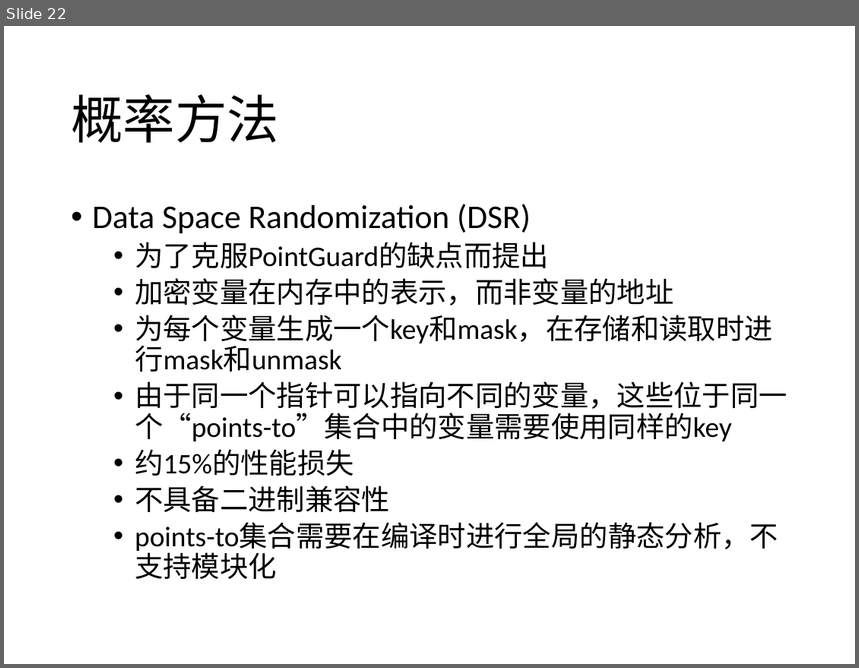
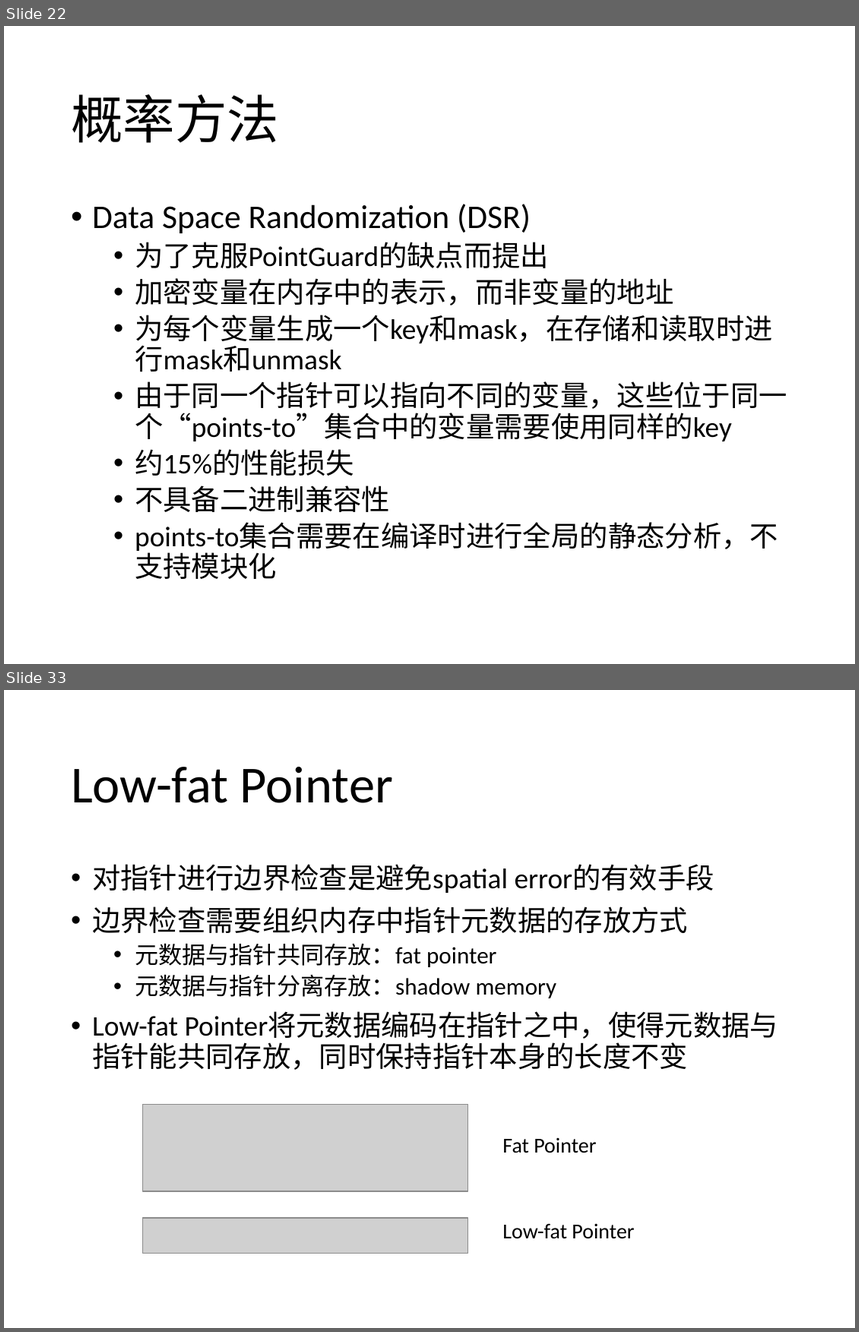
Before and after one commit to CodeATA/Docs, a slide deck: 内存安全报告.pptx. Shown one above the other, each under a label of ours: slide 22 before the commit, slides 22 and 33 after it; the slides between them are not shown. The pictures are 859x668 and 859x1332 pixels, drawn with LibreOffice and Linux fonts; fonts in the diff are those of the drawing; grey boxes stand for pictures. Boxes give left, top, right and bottom in pixels: in the first picture for what was removed or moved away, otherwise in the second. Text is boxed around its words. In the diff, an @@ line names an element or a change of style, - is before the commit and + after.

```diff
--- a/内存安全报告.pptx
+++ b/内存安全报告.pptx
@@ slide 33 added at (4,690,855,1328), background #FFFFFF @@
@@ title added at (71,767,393,803), 44 pt, text #000000 @@
+Low-fat Pointer
@@ text added at (92,864,779,1070), 24 pt, text #000000 @@
+• 对指针进行边界检查是避免spatial error的有效手段
+• 边界检查需要组织内存中指针元数据的存放方式
+  • 元数据与指针共同存放：fat pointer
+  • 元数据与指针分离存放：shadow memory
+• Low-fat Pointer将元数据编码在指针之中，使得元数据与指针能共同存放，同时保持指针本身的长度不变
@@ picture added at (143,1104,468,1192) @@
@@ text added at (503,1138,596,1154), 18 pt, text #000000 @@
+Fat Pointer
@@ picture added at (143,1219,468,1255) @@
@@ text added at (503,1224,634,1239), 18 pt, text #000000 @@
+Low-fat Pointer
```
Also in this commit, not shown: 1 slide changed, 13 other slides added, 1 other file.
